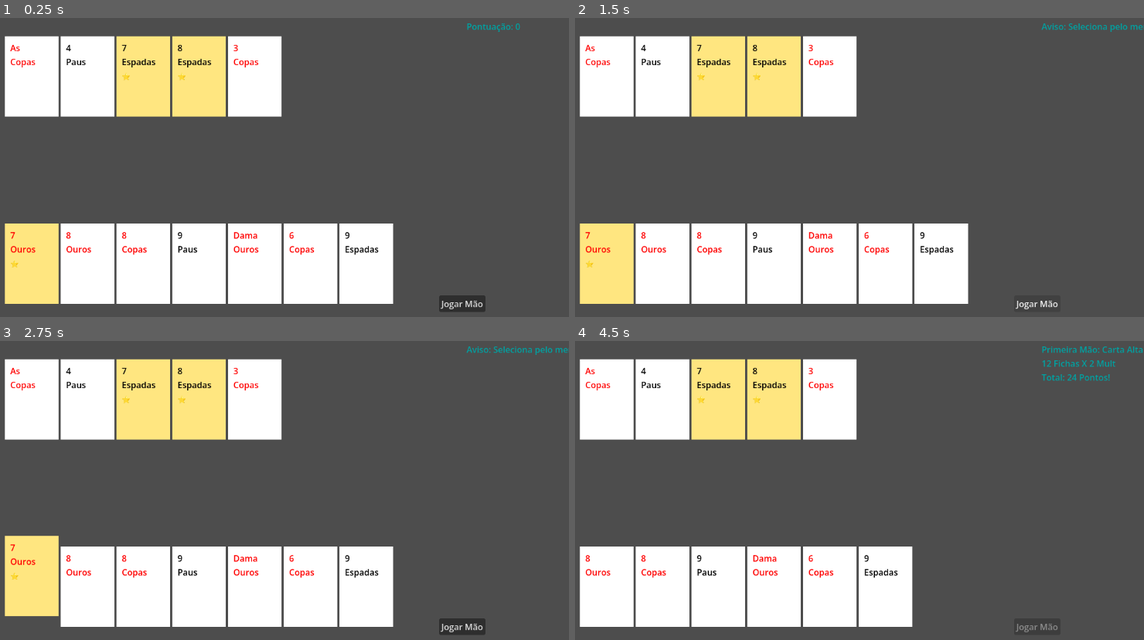
Above: before the commit, frames 1-4 (two rows, left to right).
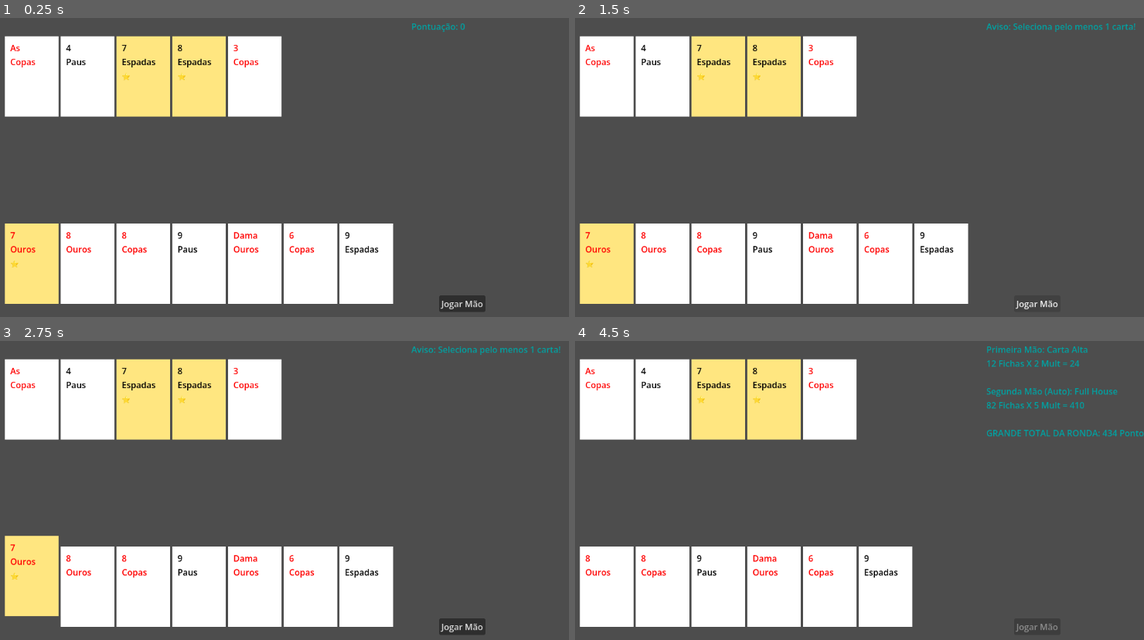
Above: after the commit, the same moments.

Repository: Campos45/des-poker
Game: Godot game, scene res://scenes/main.tscn
Same seed, same stepped clock (60 frames per second), same inputs: the game is played once before the commit and once after it.
Inputs (mouse positions are in pixels of both pictures, inside the frame that each line leads up to):
- Up to frame 1 (0.25 s): no input
- Up to frame 2 (1.5 s): click "Jogar Mão" at 0.5 s; click "Jogar Mão" at 1.25 s
- Up to frame 3 (2.75 s): click (34, 586) at 2.02 s
- Up to frame 4 (4.5 s): click (609, 586) at 2.77 s; click (609, 586) at 3.52 s; click "Jogar Mão" at 4.25 s

The runs differ from the first frame. In frame 1, 0.2% of the frame differs, in the area x 72-92%, y 1-5%; in frame 2, 0.3%; in frame 3, 0.3%; in frame 4, 1.2%, in the area x 72-100%, y 1-33%.

Commit message:
Sprint 9: A Inteligência Artificial (A Segunda Mão).

Diff:
--- a/scenes/main.tscn
+++ b/scenes/main.tscn
@@ -19,9 +19,9 @@
 text = "Jogar Mão"
 
 [node name="ScoreLabel" type="Label" parent="." unique_id=441315085]
-offset_left = 961.0
+offset_left = 858.0
 offset_top = 20.0
-offset_right = 1062.0
+offset_right = 959.0
 offset_bottom = 43.0
 theme_override_colors/font_color = Color(9.62615e-08, 0.6376515, 0.6396126, 1)
 text = "Pontuação: 0"
--- a/scripts/deck.gd
+++ b/scripts/deck.gd
@@ -53,21 +53,29 @@
 		player_display.add_child(new_card_visual)
 		new_card_visual.setup_card(card_data)
 
-# Atualizar o botão para ler as duas prateleiras e destruir as cartas usadas
 func _on_play_button_pressed():
 	var selected_cards = []
+	var remaining_cards = [] # Cartas que vão para a Segunda Mão
 
-	# Procurar cartas selecionadas na Mão do Jogador
+	# 1. Analisar a prateleira do Jogador
 	for card_visual in player_display.get_children():
 		if card_visual.is_selected:
 			selected_cards.append(card_visual.card_data)
+			card_visual.queue_free() # Destrói as que jogaste!
+		else:
+			# As que NÃO selecionaste, ficam para a Segunda Mão
+			remaining_cards.append(card_visual.card_data)
 
-	# Procurar cartas selecionadas nas Comunitárias
+	# 2. Analisar a prateleira da Mesa (Comunitárias)
 	for card_visual in community_display.get_children():
 		if card_visual.is_selected:
 			selected_cards.append(card_visual.card_data)
+			card_visual.toggle_selection() # Baixa-as (mas não as destrói)
 
-	# As regras mantêm-se: máximo 5 cartas no total
+		# Regra de Ouro: As comunitárias estão SEMPRE disponíveis para a 2ª Mão!
+		remaining_cards.append(card_visual.card_data)
+
+	# Verificações de segurança
 	if selected_cards.size() > 5:
 		score_label.text = "Aviso: Seleciona no máximo 5 cartas combinadas!"
 		return
@@ -75,23 +83,24 @@
 		score_label.text = "Aviso: Seleciona pelo menos 1 carta!"
 		return
 
-	# 1. Calcular a Primeira Mão
-	var hand_data = HandEvaluator.evaluate_5_card_hand(selected_cards)
-	var score_data = HandEvaluator.calculate_score(hand_data)
+	# --- CÁLCULO DA PRIMEIRA MÃO (A TUA JOGADA) ---
+	var hand1_data = HandEvaluator.evaluate_5_card_hand(selected_cards)
+	var score1_data = HandEvaluator.calculate_score(hand1_data)
 
-	score_label.text = "Primeira Mão: " + hand_data["name"] + "\n"
-	score_label.text += str(score_data["chips"]) + " Fichas X " + str(score_data["mult"]) + " Mult\n"
-	score_label.text += "Total: " + str(score_data["total"]) + " Pontos!"
+	var final_text = "Primeira Mão: " + hand1_data["name"] + "\n"
+	final_text += str(score1_data["chips"]) + " Fichas X " + str(score1_data["mult"]) + " Mult = " + str(score1_data["total"]) + "\n\n"
 
-	# 2. DESTRUIR AS CARTAS USADAS DA MÃO DO JOGADOR
-	for card_visual in player_display.get_children():
-		if card_visual.is_selected:
-			card_visual.queue_free() # Magia do Godot: Elimina o objeto do jogo!
+	# --- CÁLCULO DA SEGUNDA MÃO (A INTELIGÊNCIA ARTIFICIAL) ---
+	var hand2_data = HandEvaluator.find_best_hand(remaining_cards)
+	var score2_data = hand2_data["score_data"]
 
-	# 3. BAIXAR AS CARTAS COMUNITÁRIAS USADAS (Para não ficarem levantadas)
-	for card_visual in community_display.get_children():
-		if card_visual.is_selected:
-			card_visual.toggle_selection()
+	final_text += "Segunda Mão (Auto): " + hand2_data["name"] + "\n"
+	final_text += str(score2_data["chips"]) + " Fichas X " + str(score2_data["mult"]) + " Mult = " + str(score2_data["total"]) + "\n\n"
 
-	# 4. Desativar o botão para não podermos clicar outra vez nesta ronda
+	# --- GRANDE TOTAL ---
+	var grand_total = score1_data["total"] + score2_data["total"]
+	final_text += "GRANDE TOTAL DA RONDA: " + str(grand_total) + " Pontos!"
+
+	score_label.text = final_text
+
 	play_button.disabled = true
--- a/scripts/hand_evaluator.gd
+++ b/scripts/hand_evaluator.gd
@@ -142,3 +142,49 @@
 
 	var final_score = total_chips * total_mult
 	return {"chips": total_chips, "mult": total_mult, "total": final_score}
+
+
+# --- MOTOR DE INTELIGÊNCIA ARTIFICIAL (SEGUNDA MÃO) ---
+
+# 1. Função que o jogo vai chamar para descobrir a melhor mão
+static func find_best_hand(available_cards: Array) -> Dictionary:
+	# Se sobrarem 5 ou menos cartas, não há muito a escolher, joga essas!
+	if available_cards.size() <= 5:
+		var eval = evaluate_5_card_hand(available_cards)
+		var score = calculate_score(eval)
+		eval["score_data"] = score
+		return eval
+
+	# Gera todas as combinações possíveis de 5 cartas
+	var combos = get_combinations(available_cards, 5)
+	var best_hand = {}
+	var highest_score = -1
+
+	# Testa uma por uma!
+	for combo in combos:
+		var eval = evaluate_5_card_hand(combo)
+		var score = calculate_score(eval)
+
+		# Se esta combinação der mais pontos que a anterior, passa a ser a favorita
+		if score["total"] > highest_score:
+			highest_score = score["total"]
+			eval["score_data"] = score
+			best_hand = eval
+
+	return best_hand
+
+# 2. Algoritmo para iniciar a geração de combinações
+static func get_combinations(arr: Array, k: int) -> Array:
+	var result = []
+	_combine(arr, k, 0, [], result)
+	return result
+
+# 3. A Matemática Recursiva (O motor que faz as misturas)
+static func _combine(arr: Array, k: int, start: int, current: Array, result: Array):
+	if current.size() == k:
+		result.append(current.duplicate())
+		return
+	for i in range(start, arr.size()):
+		current.append(arr[i])
+		_combine(arr, k, i + 1, current, result)
+		current.pop_back()
